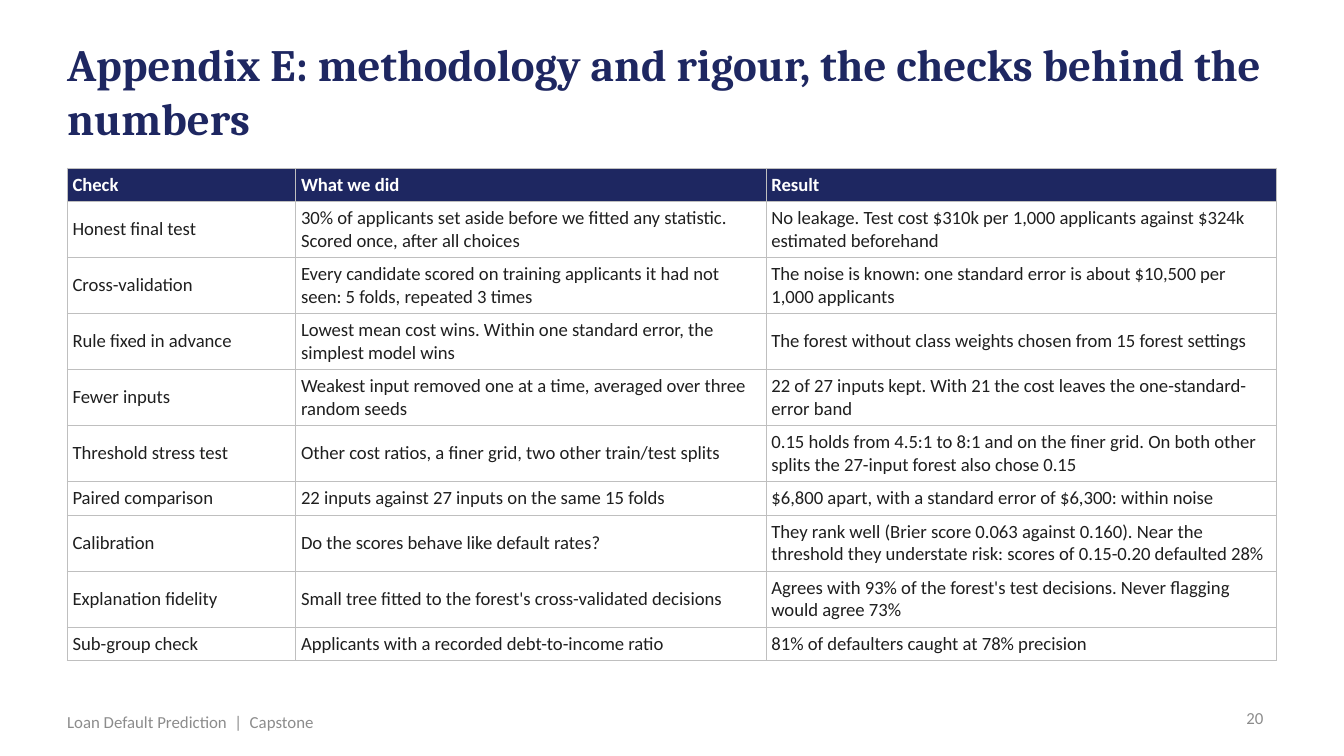
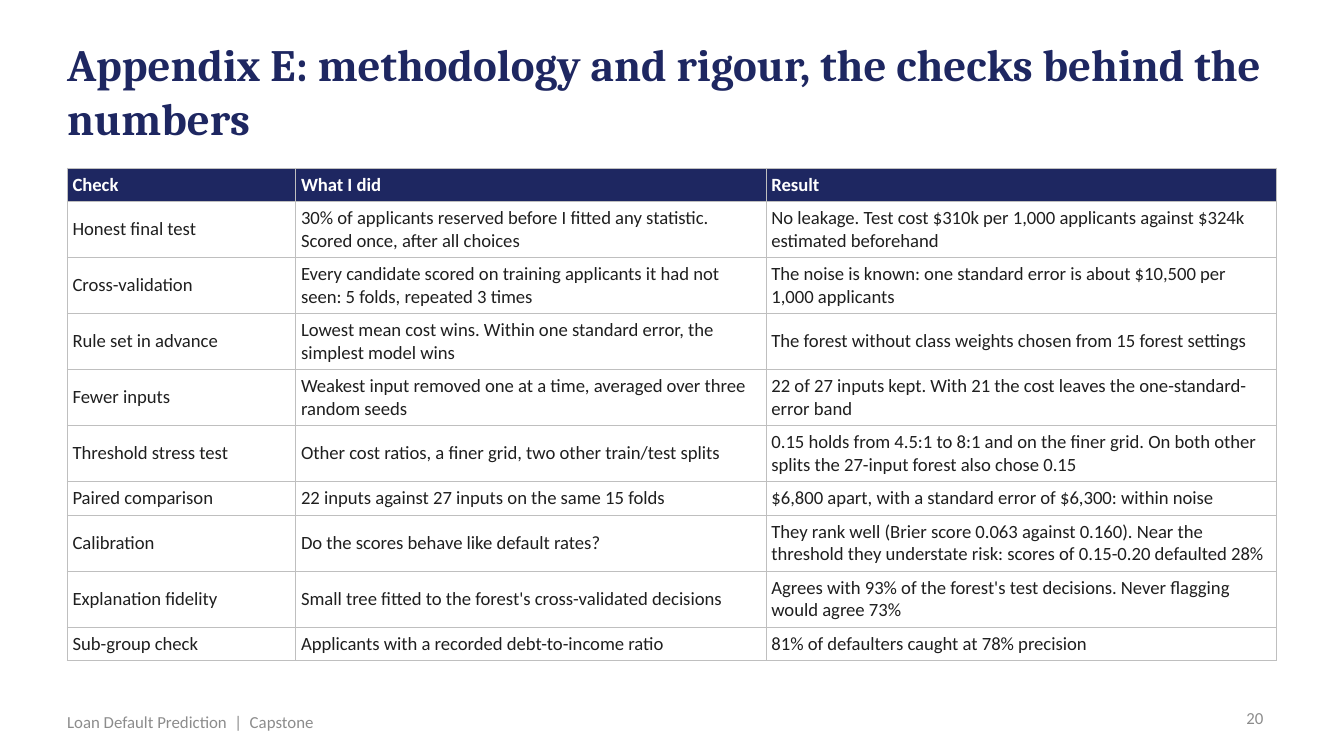
Before and after one commit to shubham1891/Personal-code, a slide deck: slide 20 of presentation/Loan_Default_Prediction_Presentation.pptx. Drawn at 1344x756 pixels with LibreOffice and Linux fonts; fonts in the diff are those of the drawing. Boxes give left, top, right and bottom in pixels: in the first picture for what was removed or moved away, otherwise in the second. Text is boxed around its words. In the diff, an @@ line names an element or a change of style, - is before the commit and + after.

```diff
--- a/presentation/Loan_Default_Prediction_Presentation.pptx
+++ b/presentation/Loan_Default_Prediction_Presentation.pptx
@@ table at [67,168,1277,657] @@
-row 1, column 2: What we did
+row 1, column 2: What I did
-row 2, column 2: 30% of applicants set aside before we fitted any statistic. Scored once, after all choices
+row 2, column 2: 30% of applicants reserved before I fitted any statistic. Scored once, after all choices
-row 4, column 1: Rule fixed in advance
+row 4, column 1: Rule set in advance
```
Also in this commit, not shown: 9 other slides changed, 7 other files.
